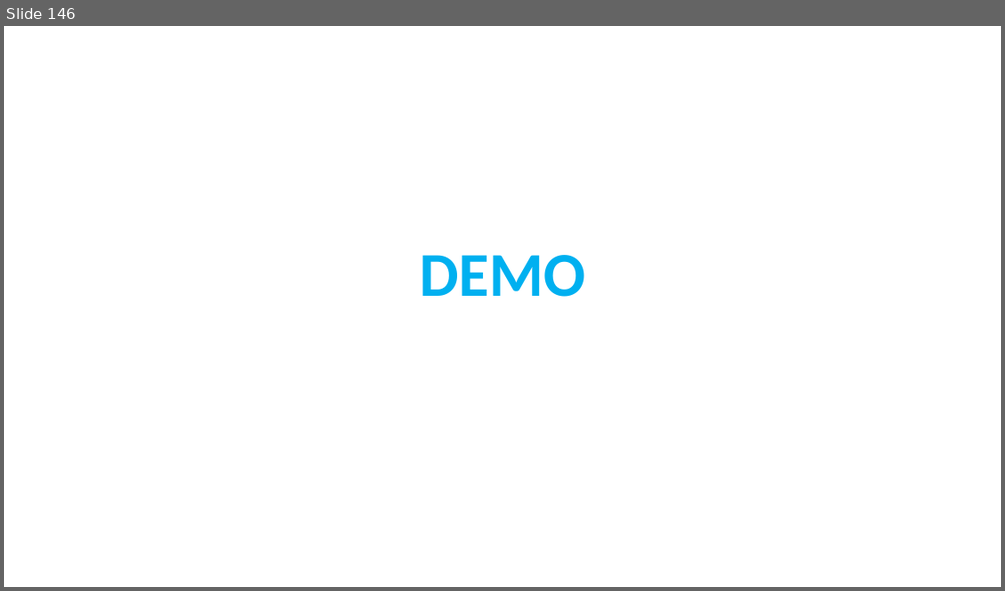
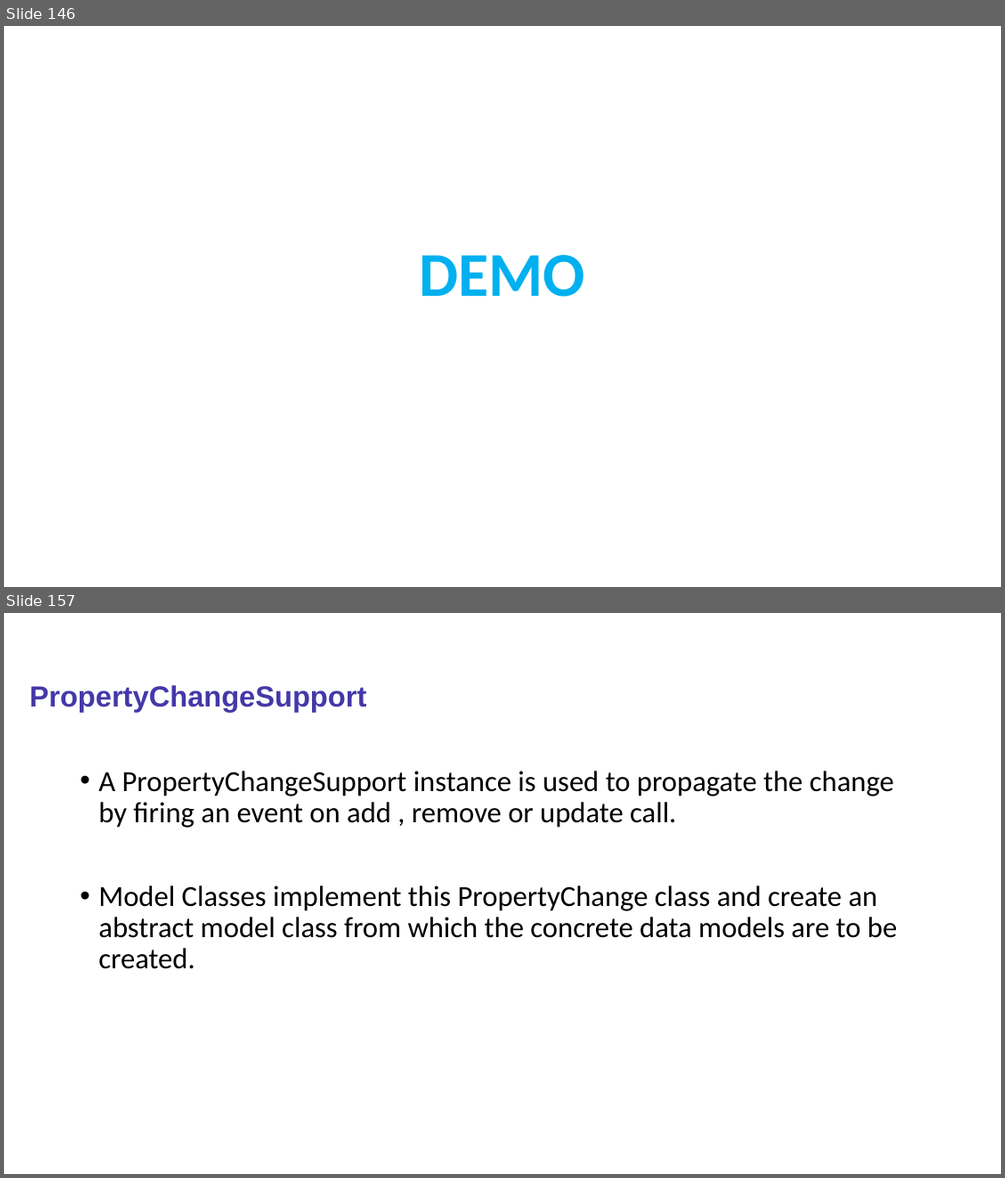
Before and after one commit to sabir123/RCP.Presentations, a slide deck: Eclipse_RCP_Training.pptx. Shown one above the other, each under a label of ours: slide 146 before the commit, slides 146 and 157 after it; the slides between them are not shown. The pictures are 1005x591 and 1005x1178 pixels, drawn with LibreOffice and Linux fonts; fonts in the diff are those of the drawing. Boxes give left, top, right and bottom in pixels: in the first picture for what was removed or moved away, otherwise in the second. Text is boxed around its words. In the diff, an @@ line names an element or a change of style, - is before the commit and + after.

```diff
--- a/Eclipse_RCP_Training.pptx
+++ b/Eclipse_RCP_Training.pptx
@@ slide 157 added at <box>4,613,1001,1174</box>, background #FFFFFF @@
@@ title added at <box>30,685,367,711</box>, 28 pt, text #4538A8, bold @@
+PropertyChangeSupport
@@ text added at <box>98,771,897,969</box>, 28 pt, text #000000 @@
+• A PropertyChangeSupport instance is used to propagate the change by firing an event on add , remove or update call.
+• Model Classes implement this PropertyChange class and create an abstract model class from which the concrete data models are to be created.
```
Also in this commit, not shown: 32 other slides added.
